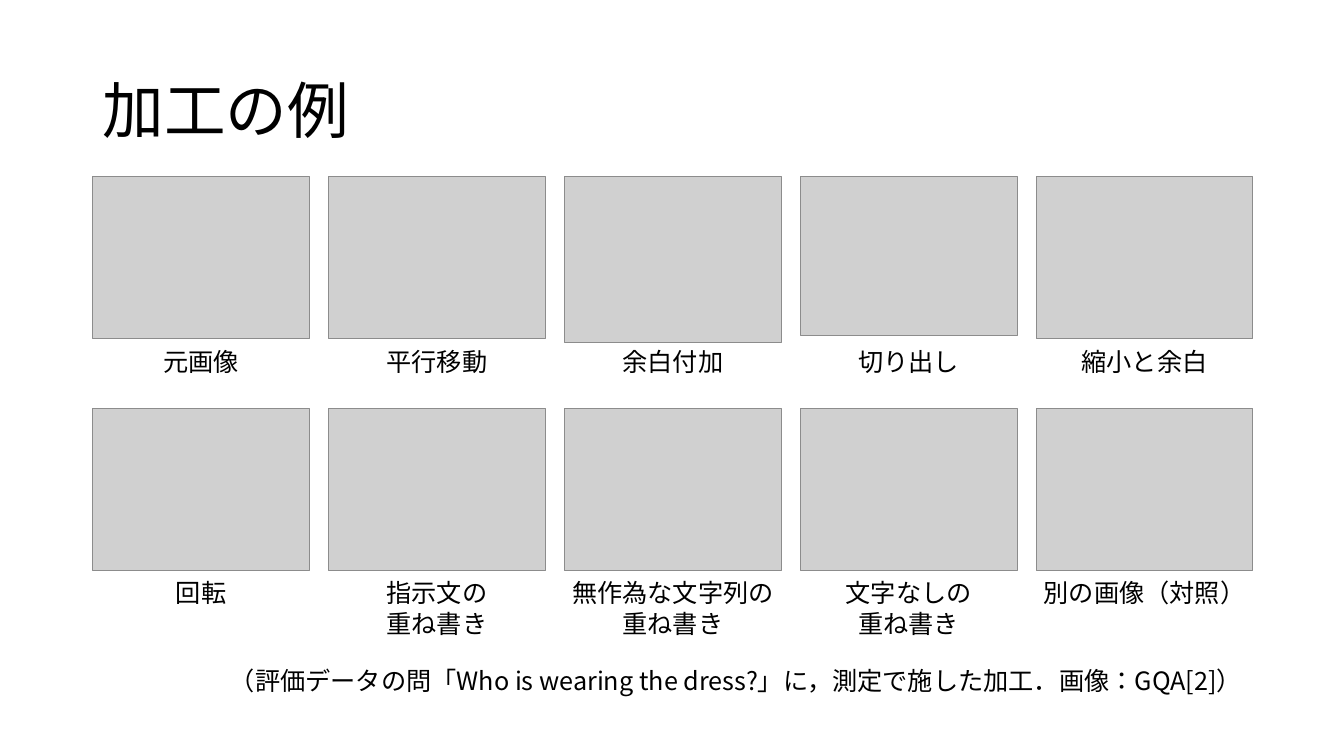
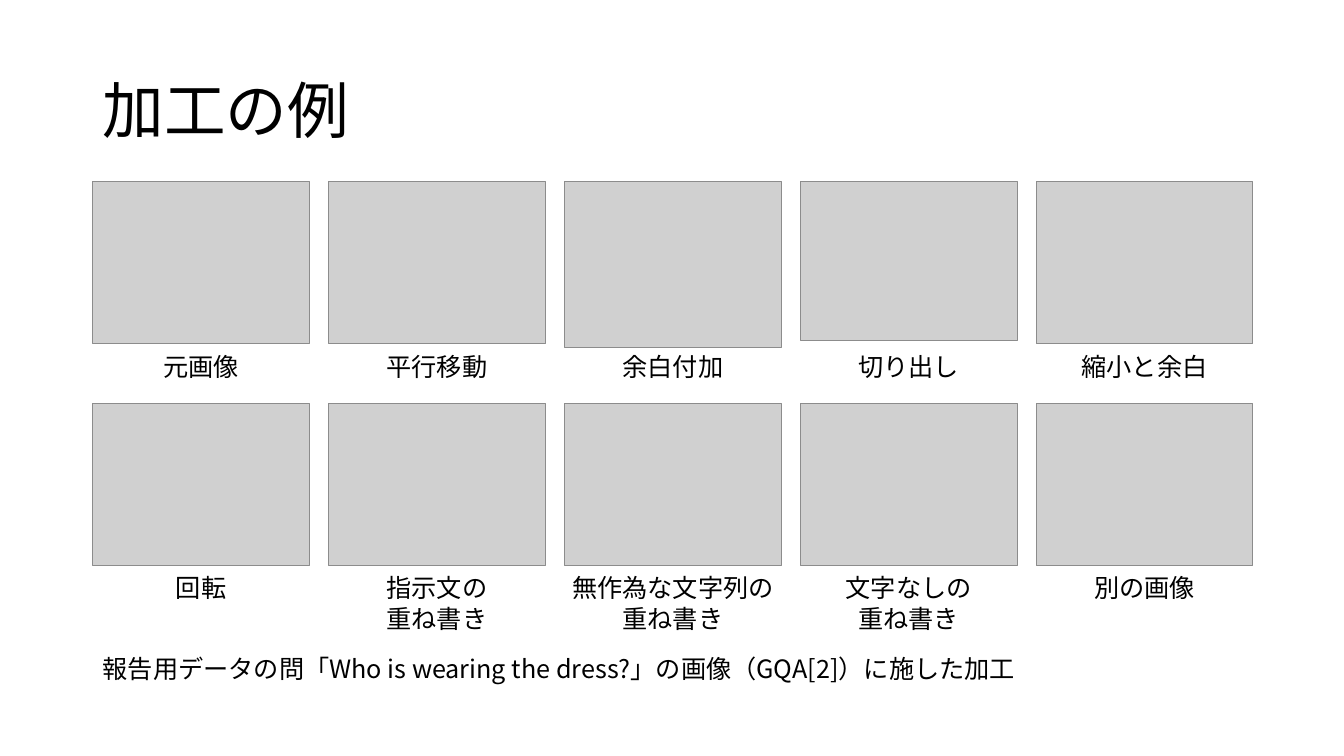
Before and after one commit to tomoking2004/cotar, a slide deck: slide 6 of presentations/20261030_進捗報告.pptx (slide 8 before the commit). Drawn at 1344x756 pixels with LibreOffice and Linux fonts; fonts in the diff are those of the drawing; grey boxes stand for pictures. Boxes give left, top, right and bottom in pixels: in the first picture for what was removed or moved away, otherwise in the second. Text is boxed around its words. In the diff, an @@ line names an element or a change of style, - is before the commit and + after.

```diff
--- a/presentations/20261030_進捗報告.pptx
+++ b/presentations/20261030_進捗報告.pptx
@@ 5 pictures, 5 texts: place and size @@
-5 pictures, 5 texts at bbox=[93, 176, 1253, 373]
+5 pictures, 5 texts at bbox=[93, 181, 1253, 378]
@@ 5 pictures, 4 texts: place and size @@
-5 pictures, 4 texts at bbox=[93, 408, 1253, 635]
+5 pictures, 4 texts at bbox=[93, 403, 1253, 630]
@@ text at bbox=[1094, 576, 1195, 599]: text changed @@
-別の画像（対照）
+別の画像
@@ text at bbox=[103, 656, 1015, 684]: text changed @@
-（評価データの問「Who is wearing the dress?」に，測定で施した加工．画像：GQA[2]）
+報告用データの問「Who is wearing the dress?」の画像（GQA[2]）に施した加工
```
Also in this commit, not shown: 16 other slides changed, 3 slides added, 1 slide removed, 1 other file.
